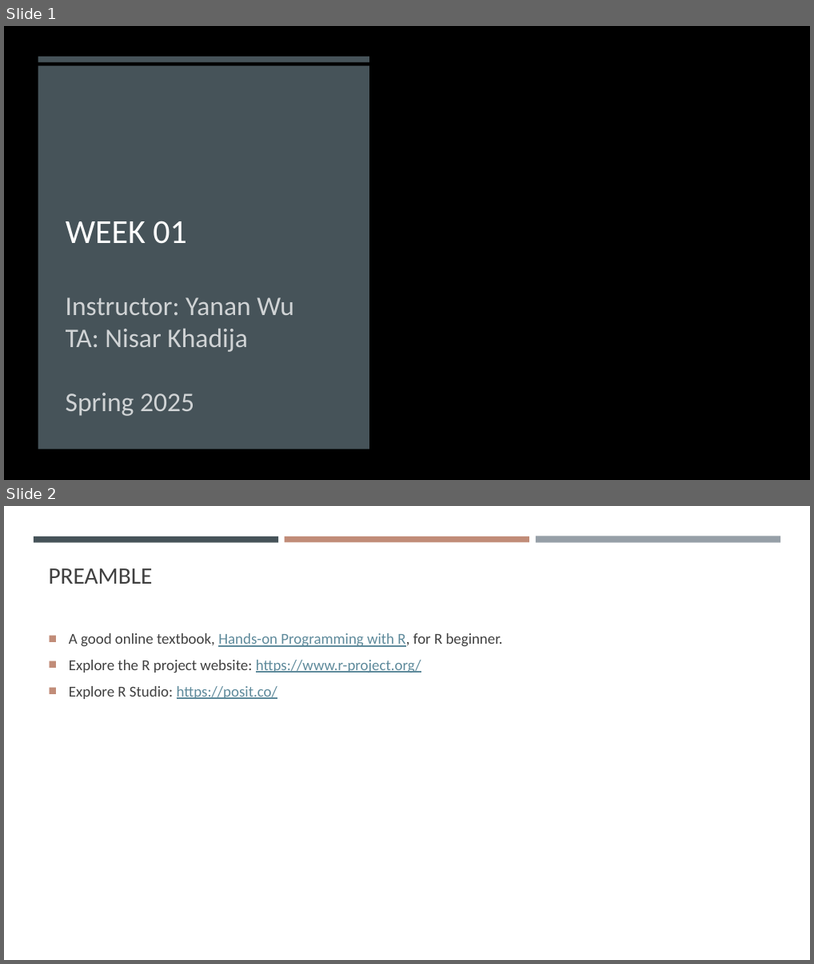
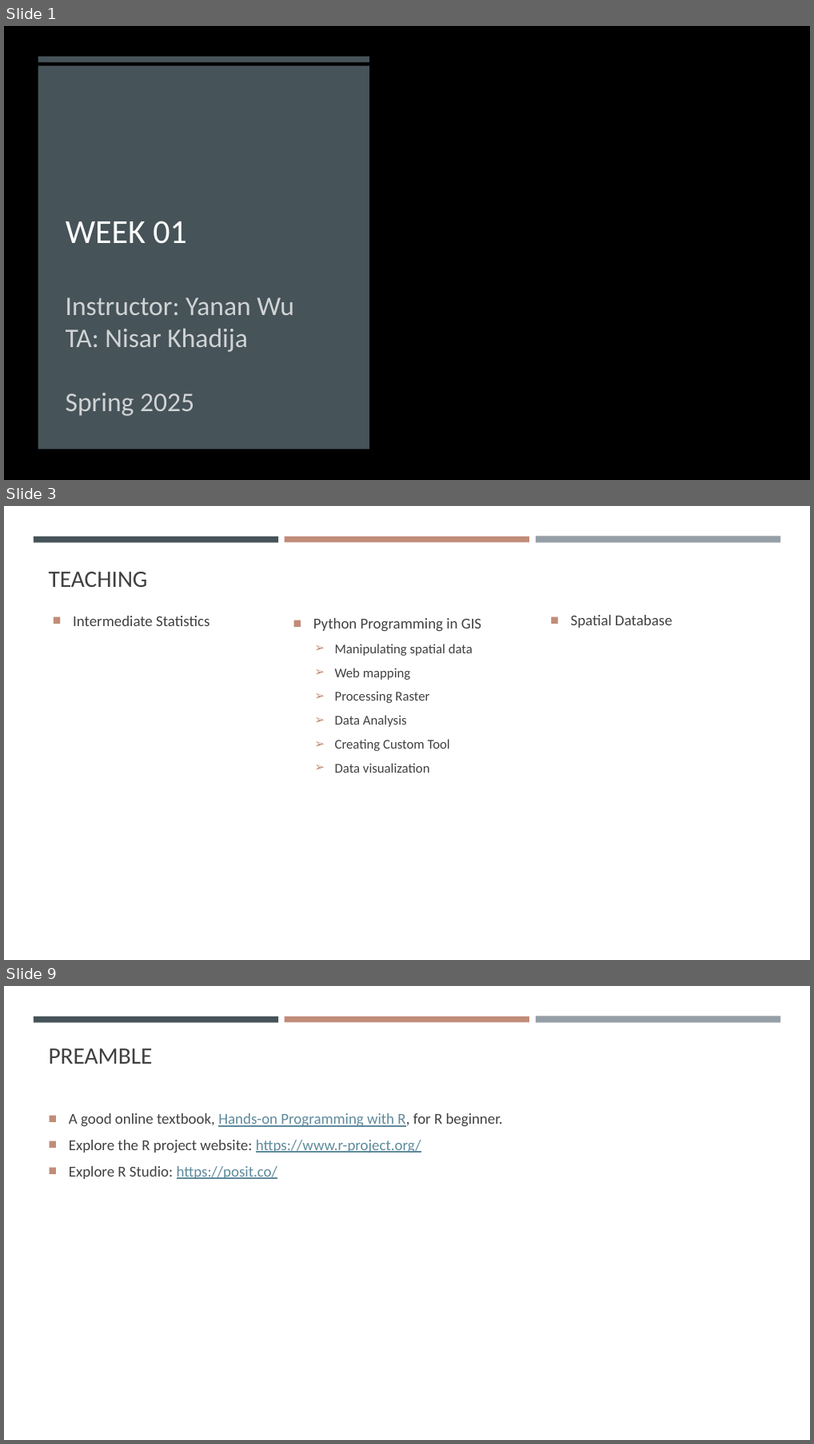
Before and after one commit to gisynw/geog-247, a slide deck: docs/Lectures/Week01/Week01_Intro.pptx. Shown one above the other, each under a label of ours: slides 1 and 2 before the commit, slides 1, 3 and 9 after it; the slides between them are not shown. The pictures are 814x964 and 814x1444 pixels, drawn with LibreOffice and Linux fonts; fonts in the diff are those of the drawing; background and template pictures are left out. Boxes give left, top, right and bottom in pixels: in the first picture for what was removed or moved away, otherwise in the second. Text is boxed around its words. In the diff, an @@ line names an element or a change of style, - is before the commit and + after.

```diff
--- a/docs/Lectures/Week01/Week01_Intro.pptx
+++ b/docs/Lectures/Week01/Week01_Intro.pptx
@@ slide 3 added at (4, 506, 810, 960), background #FFFFFF; not listed: 3 template elements that a slide beside it also shows @@
@@ title added at (49, 572, 148, 587), 28 pt, text #404040 @@
+TEACHING
@@ text added at (73, 616, 210, 626), 18 pt, text #404040 @@
+■ Intermediate Statistics
@@ text added at (314, 618, 482, 772), 16 pt, text #404040 @@
+■ Python Programming in GIS
+  ➢ Manipulating spatial data
+  ➢ Web mapping
+  ➢ Processing Raster
+  ➢ Data Analysis
+  ➢ Creating Custom Tool
+  ➢ Data visualization
@@ text added at (571, 615, 672, 628), 18 pt, text #404040 @@
+■ Spatial Database
@@ what was slide 2 is now slide 9 @@
```
Also in this commit, not shown: 6 other slides added, 1 other file.
